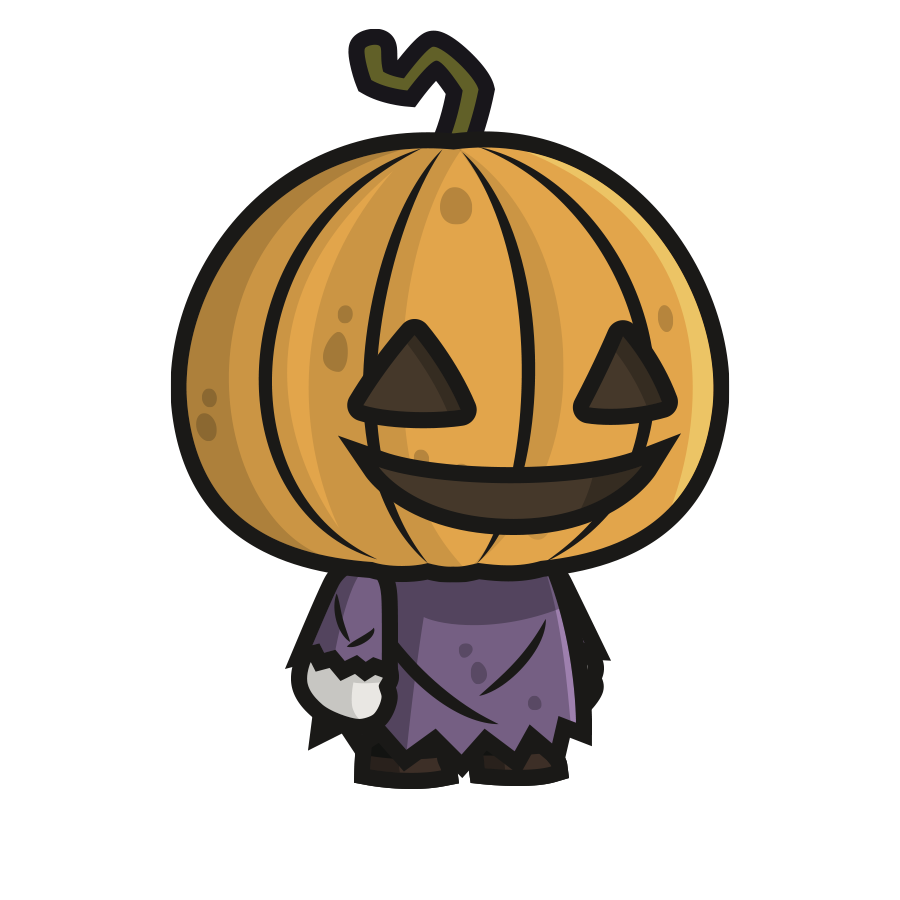
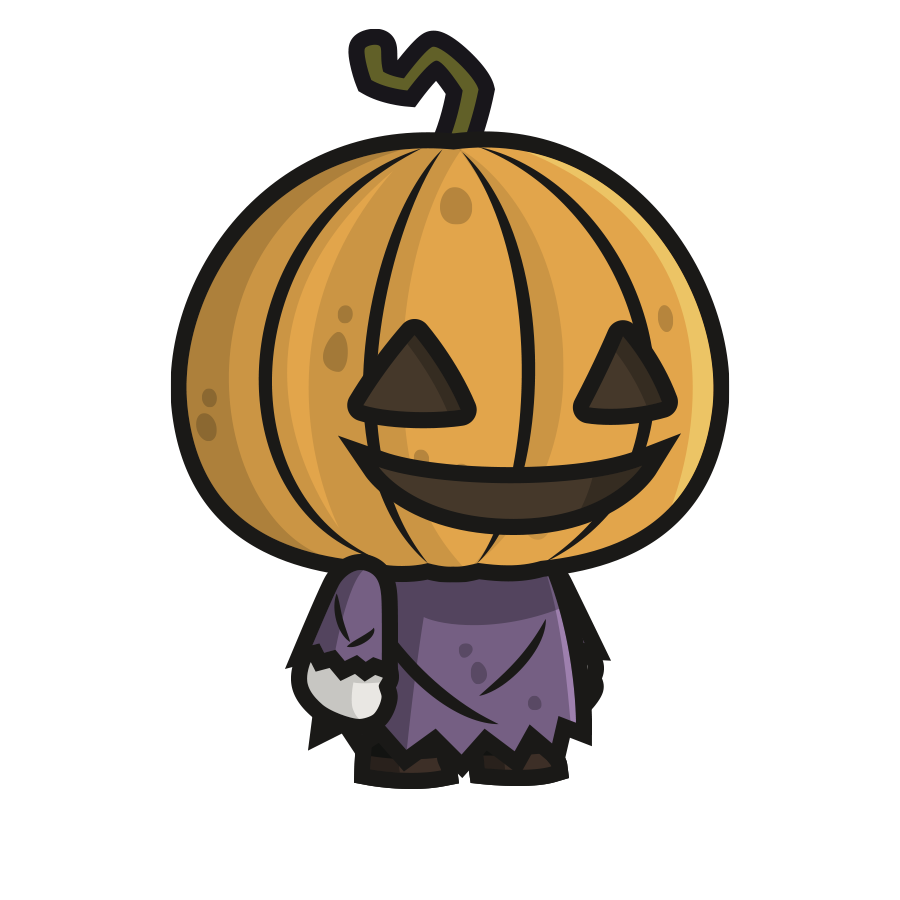
Revision of a layered 900 x 900 image; what changed, layer by layer:
added group "Front Arm" (1st of 2) with 2 layers above "Head" over [343, 554, 387, 580]
moved "Front Arm" (2nd of 2, in "Front Arm") into group "Front Arm" over [343, 554, 387, 580]
added group "Head" (1st of 2) with 2 layers above "Body" over [343, 554, 387, 580]
moved "Head" (2nd of 2, in "Head") into group "Head" over [343, 554, 387, 580]
added group "Body" (1st of 2) with 1 layers above "Back Arm" over [343, 554, 585, 644]
moved "Body" (2nd of 2, in "Body") into group "Body" over [343, 554, 585, 644]
